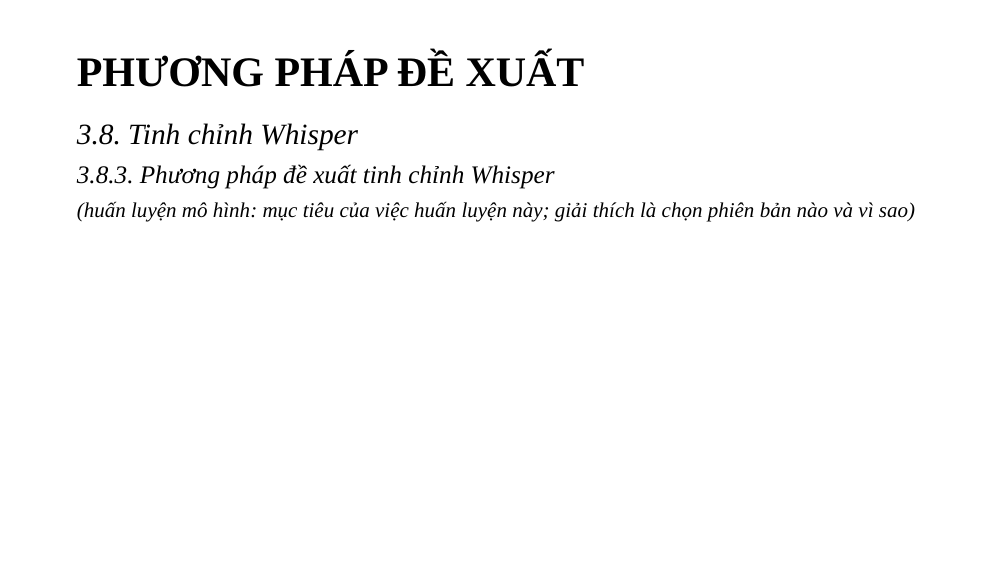
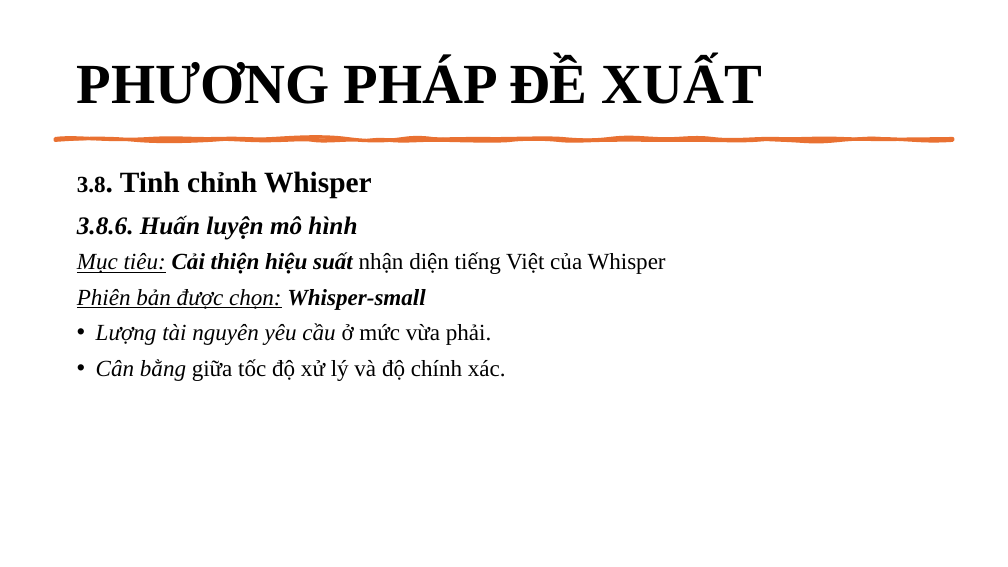
Before and after one commit to ngovanuc/Vietnamese_History_Chatbot, a slide deck: slide 44 of documents/slide bao cao v2.pptx (slide 46 before the commit). Drawn at 1008x567 pixels with LibreOffice and Linux fonts; fonts in the diff are those of the drawing. Boxes give left, top, right and bottom in pixels: in the first picture for what was removed or moved away, otherwise in the second. Text is boxed around its words. In the diff, an @@ line names an element or a change of style, - is before the commit and + after.

```diff
--- a/documents/slide bao cao v2.pptx
+++ b/documents/slide bao cao v2.pptx
@@ title "PHƯƠNG PHÁP ĐỀ XUẤT" at [77, 59, 763, 104]: size 40 to 54 pt @@
@@ freeform shape added at [55, 138, 953, 140], fill #E97132, outline #E97132 3.25 pt @@
@@ text "3.8. Tinh chỉnh Whisper": place and size @@
-text "3.8. Tinh chỉnh Whisper" at [77, 123, 915, 222]
+text "3.8. Tinh chỉnh Whisper" at [77, 171, 666, 381]
@@ text at [77, 171, 372, 198]: size 28 to 22 pt in "3.8."; bold on, italic off in "3.8. Tinh chỉnh Whisper"; line spacing 0.9 to 1 @@
@@ text at [77, 215, 666, 381]: text changed; size 20 to 22 pt @@
-3.8.3. Phương pháp đề xuất tinh chỉnh Whisper
-(huấn luyện mô hình: mục tiêu của việc huấn luyện này; giải thích là chọn phiên bản nào và vì sao)
+3.8.6. Huấn luyện mô hình
+Mục tiêu: Cải thiện hiệu suất nhận diện tiếng Việt của Whisper
+Phiên bản được chọn: Whisper-small
+• Lượng tài nguyên yêu cầu ở mức vừa phải.
+• Cân bằng giữa tốc độ xử lý và độ chính xác.
```
Also in this commit, not shown: 39 other slides changed, 3 slides added, 4 slides removed, 1 other file.
